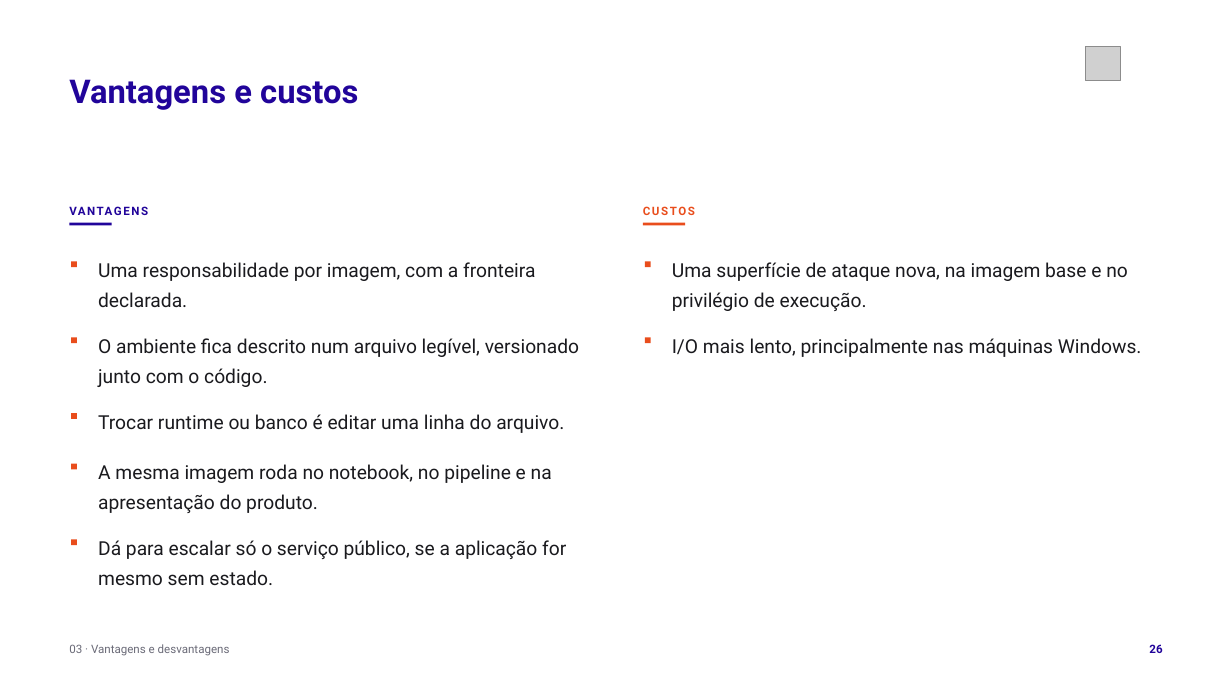
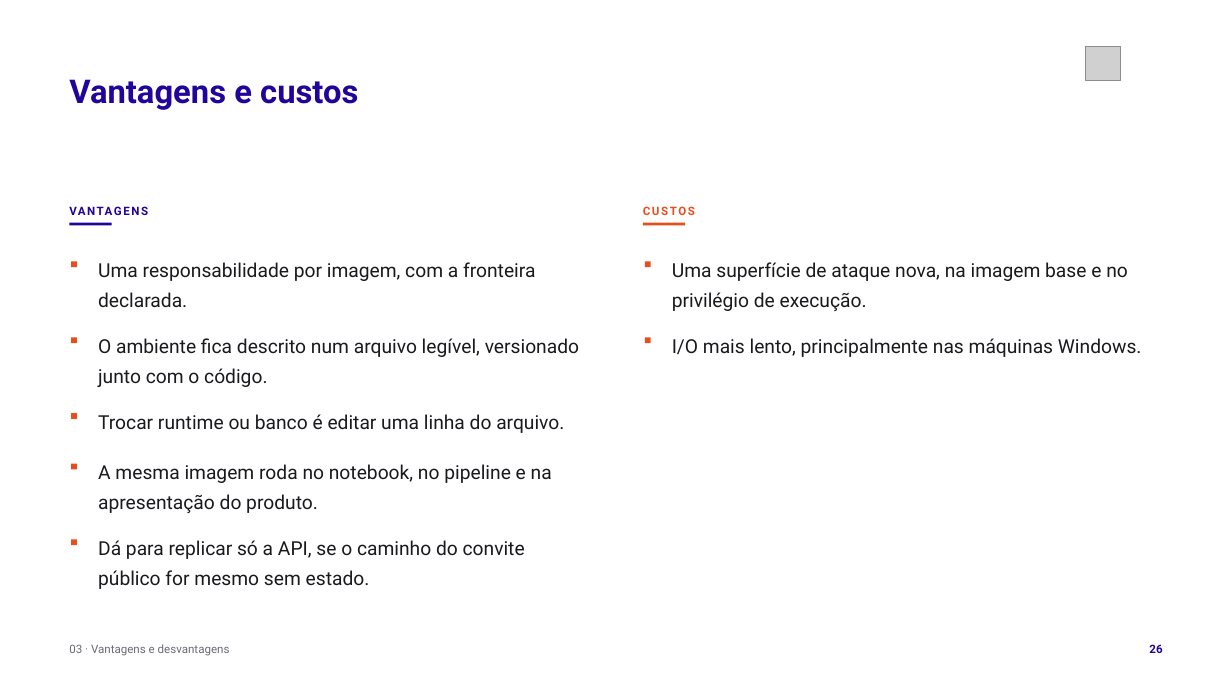
Before and after one commit to tcpassos/invite-app, a slide deck: slide 26 of trabalhos/T1-Docker-Invite-People.pptx. Drawn at 1232x693 pixels with LibreOffice and Linux fonts; fonts in the diff are those of the drawing; grey boxes stand for pictures. Boxes give left, top, right and bottom in pixels: in the first picture for what was removed or moved away, otherwise in the second. Text is boxed around its words. In the diff, an @@ line names an element or a change of style, - is before the commit and + after.

Commit message:
docs: alinha compose, replicacao e legenda de tiers no T1 para os slides pararem de se contradizer

```diff
--- a/trabalhos/T1-Docker-Invite-People.pptx
+++ b/trabalhos/T1-Docker-Invite-People.pptx
@@ text at (98, 540, 525, 589): text changed @@
-Dá para escalar só o serviço público, se a aplicação for mesmo sem estado.
+Dá para replicar só a API, se o caminho do convite público for mesmo sem estado.
```
Also in this commit, not shown: 4 other slides changed, 8 other files.
